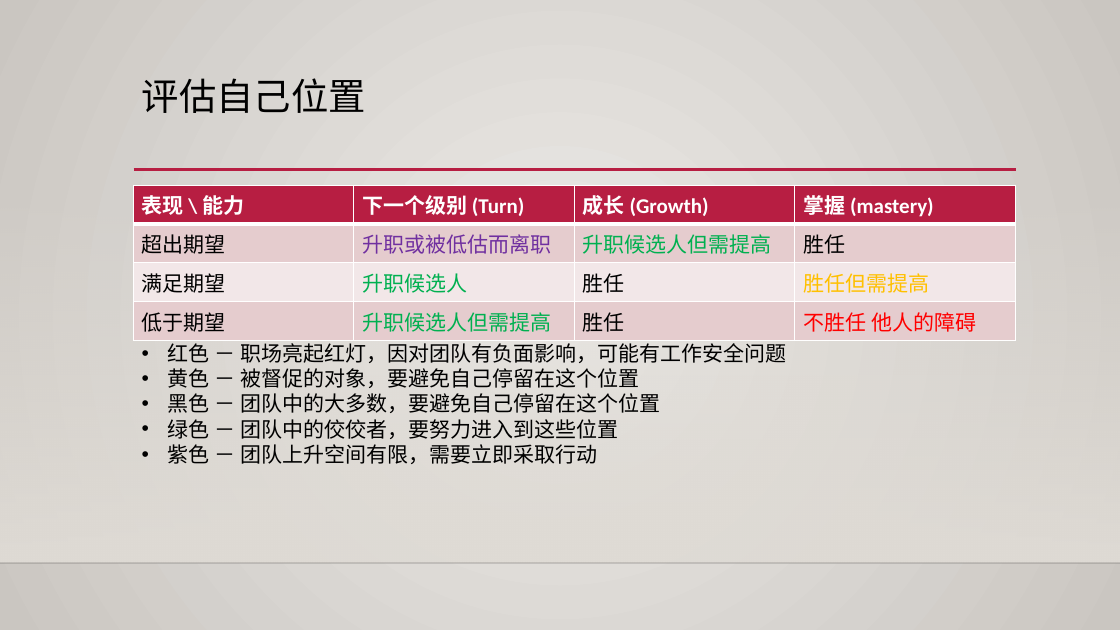
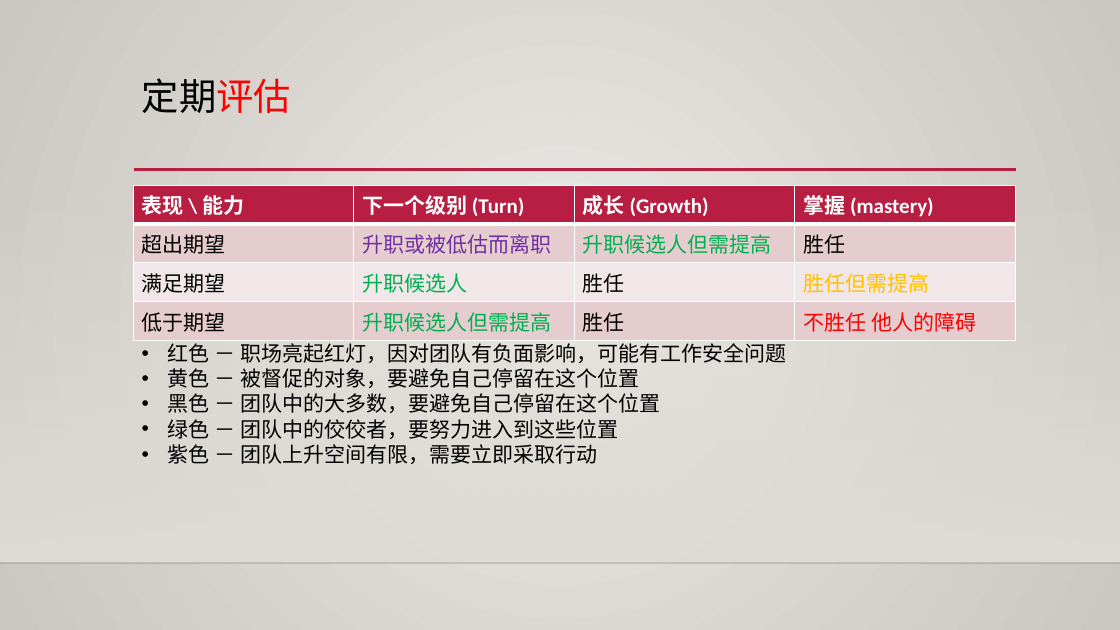
Before and after one commit to yangoliver/mydoc, a slide deck: slide 8 of slides/2016/career_personal_dev.pptx. Drawn at 1120x630 pixels with LibreOffice and Linux fonts; fonts in the diff are those of the drawing; background and template pictures are left out. Boxes give left, top, right and bottom in pixels: in the first picture for what was removed or moved away, otherwise in the second. Text is boxed around its words. In the diff, an @@ line names an element or a change of style, - is before the commit and + after.

```diff
--- a/slides/2016/career_personal_dev.pptx
+++ b/slides/2016/career_personal_dev.pptx
@@ title at [142, 78, 291, 113]: text changed @@
-评估自己位置
+定期评估
```
Also in this commit, not shown: 10 other slides changed.
